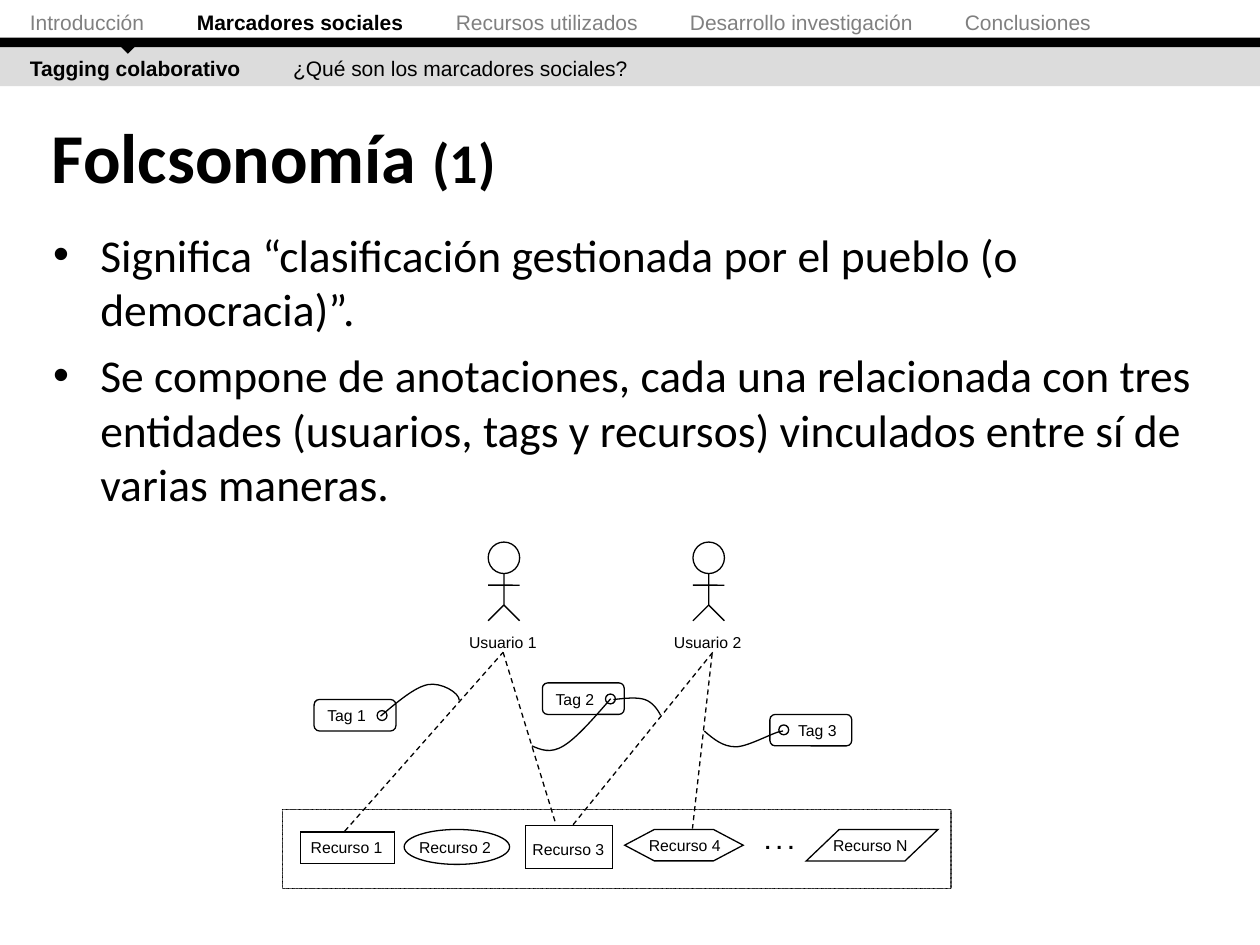
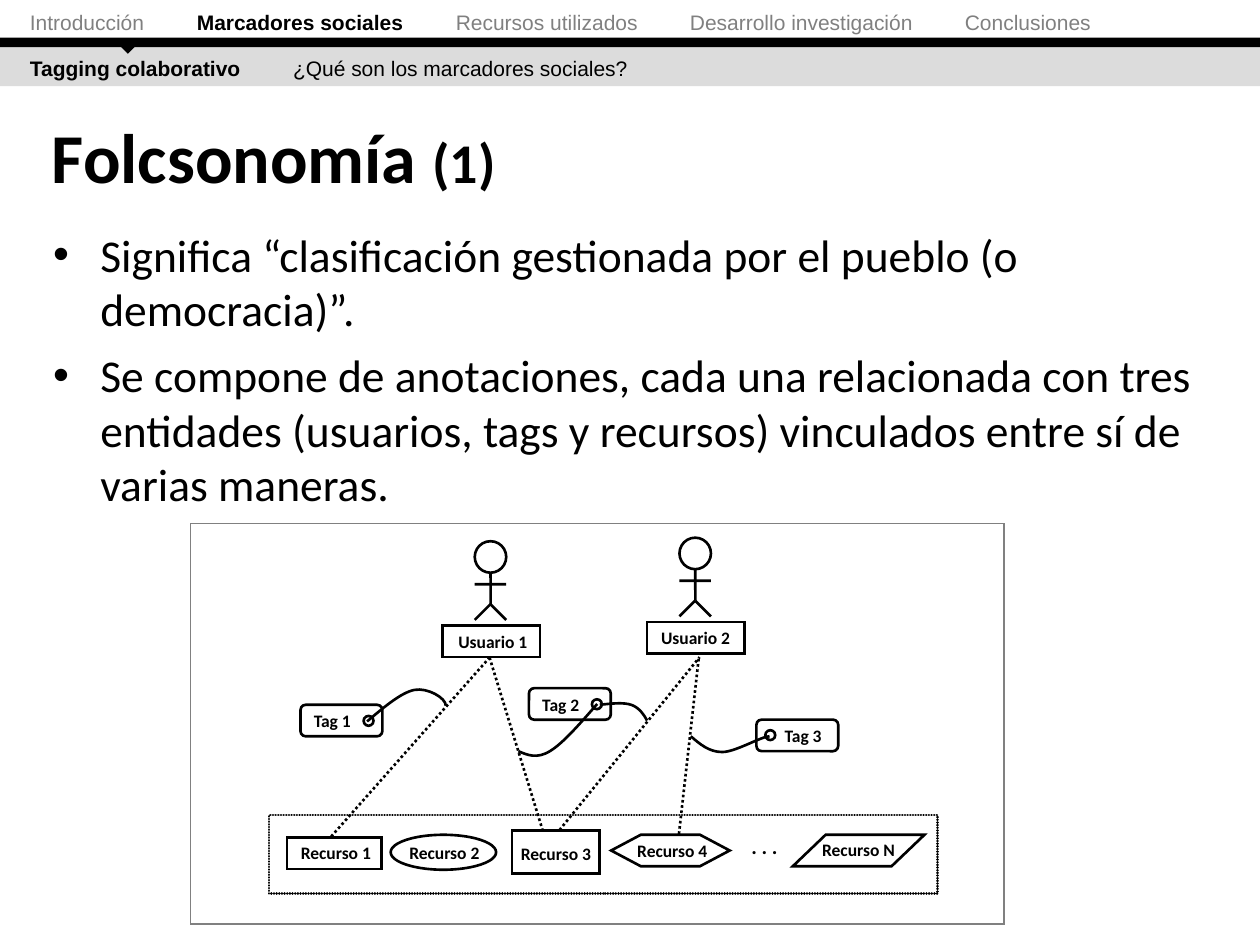
Before and after one commit to ak907kenai/nicotournetesis, a slide deck: slide 13 of docs_trunk/Nicolás Tourné - Presentación Tesis (v2).ppt. Drawn at 1260x945 pixels with LibreOffice and Linux fonts; fonts in the diff are those of the drawing. Boxes give left, top, right and bottom in pixels: in the first picture for what was removed or moved away, otherwise in the second. Text is boxed around its words. In the diff, an @@ line names an element or a change of style, - is before the commit and + after.

```diff
--- a/docs_trunk/Nicolás Tourné - Presentación Tesis (v2).ppt
+++ b/docs_trunk/Nicolás Tourné - Presentación Tesis (v2).ppt
@@ rectangle added at bbox=[190, 524, 1004, 925], outline #808080 0.74 pt @@
@@ line (475, 585) - (507, 585): stroke #000000 0.74 pt to #000000 1.5 pt @@
@@ 2 lines, 1 ellipse: place and size @@
-2 lines, 1 ellipse at bbox=[488, 542, 519, 605]
+2 lines, 1 ellipse at bbox=[475, 542, 507, 604]
@@ line (490, 573) - (490, 604): stroke #000000 0.74 pt to #000000 1.5 pt @@
@@ line (679, 581) - (711, 581): stroke #000000 0.74 pt to #000000 1.5 pt @@
@@ 2 lines, 1 ellipse: place and size @@
-2 lines, 1 ellipse at bbox=[693, 542, 724, 605]
+2 lines, 1 ellipse at bbox=[679, 538, 711, 601]
@@ line (696, 570) - (696, 601): stroke #000000 0.74 pt to #000000 1.5 pt @@
@@ text "Usuario 1": place and size @@
-text "Usuario 1" at bbox=[469, 636, 537, 648]
+text "Usuario 1" at bbox=[458, 635, 527, 648]
@@ rectangle added at bbox=[442, 626, 541, 658], outline #000000 1.5 pt @@
@@ line moved from (504, 605) - (519, 621) to (475, 620) - (490, 604) @@
@@ line (475, 620) - (490, 604): stroke #000000 0.74 pt to #000000 1.5 pt @@
@@ line moved from (488, 621) - (504, 605) to (490, 605) - (507, 620) @@
@@ line (490, 605) - (507, 620): stroke #000000 0.74 pt to #000000 1.5 pt @@
@@ size 9 to 10 pt, font Arial to Calibri, bold on in 7 elements at bbox=[822, 844, 895, 856], bbox=[409, 847, 480, 859], bbox=[314, 715, 351, 730], bbox=[785, 730, 822, 745], bbox=[542, 699, 579, 714], bbox=[458, 635, 527, 648], bbox=[661, 631, 730, 644] @@
@@ text "Usuario 2": place and size @@
-text "Usuario 2" at bbox=[674, 636, 742, 648]
+text "Usuario 2" at bbox=[661, 631, 730, 644]
@@ rectangle added at bbox=[648, 622, 746, 654], outline #000000 1.5 pt @@
@@ line moved from (708, 605) - (724, 621) to (679, 616) - (696, 601) @@
@@ line (679, 616) - (696, 601): stroke #000000 0.74 pt to #000000 1.5 pt @@
@@ line moved from (693, 621) - (708, 605) to (696, 601) - (711, 616) @@
@@ line (696, 601) - (711, 616): stroke #000000 0.74 pt to #000000 1.5 pt @@
@@ line (331, 837) - (490, 658): stroke #000000 0.74 pt dashed to #000000 1.5 pt dashed @@
@@ line (490, 658) - (543, 830): stroke #000000 0.74 pt dashed to #000000 1.5 pt dashed @@
@@ line (559, 830) - (699, 658): stroke #000000 0.74 pt dashed to #000000 1.5 pt dashed @@
@@ line (698, 659) - (679, 834): stroke #000000 0.74 pt dashed to #000000 1.5 pt dashed @@
@@ 7 texts, 4 lines, 4 ellipses, 4 freeform shapes, 3 rounded rectangles, 2 rectangles, 1 parallelogram, 1 hexagon: place and size @@
-7 texts, 4 lines, 4 ellipses, 4 freeform shapes, 3 rounded rectangles, 2 rectangles, 1 parallelogram, 1 hexagon at bbox=[300, 651, 939, 868]
+7 texts, 4 lines, 4 ellipses, 4 freeform shapes, 3 rounded rectangles, 2 rectangles, 1 parallelogram, 1 hexagon at bbox=[287, 658, 925, 873]
@@ outline #000000 0.74 pt to #000000 1.5 pt in 16 elements at bbox=[475, 542, 507, 573], bbox=[679, 538, 711, 570], bbox=[270, 815, 939, 893], bbox=[301, 704, 383, 736], bbox=[364, 716, 374, 726], bbox=[690, 736, 770, 752], bbox=[529, 688, 611, 719], bbox=[592, 699, 602, 709], bbox=[756, 719, 838, 751], bbox=[765, 730, 775, 740], bbox=[512, 830, 598, 873], bbox=[287, 838, 382, 869], bbox=[391, 835, 496, 871], bbox=[518, 704, 597, 760], bbox=[367, 688, 445, 722], bbox=[600, 702, 646, 721] @@
@@ 2 texts, 1 rectangle: place and size @@
-2 texts, 1 rectangle at bbox=[282, 810, 951, 888]
+2 texts, 1 rectangle at bbox=[270, 815, 939, 893]
@@ hexagon at bbox=[611, 835, 730, 867]: outline #000000 0.74 pt to #000000 1.5 pt; proportions changed @@
@@ size 9 to 10 pt, font Arial to Calibri, bold on; alignment left to centre in 3 elements at bbox=[301, 847, 371, 859], bbox=[521, 848, 591, 860], bbox=[637, 845, 707, 862] @@
@@ text ". . ." at bbox=[738, 828, 801, 871]: font Arial to Calibri @@
@@ parallelogram at bbox=[793, 835, 925, 867]: outline #000000 0.74 pt to #000000 1.5 pt; proportions changed @@
```
Also in this commit, not shown: 2 other slides changed.
